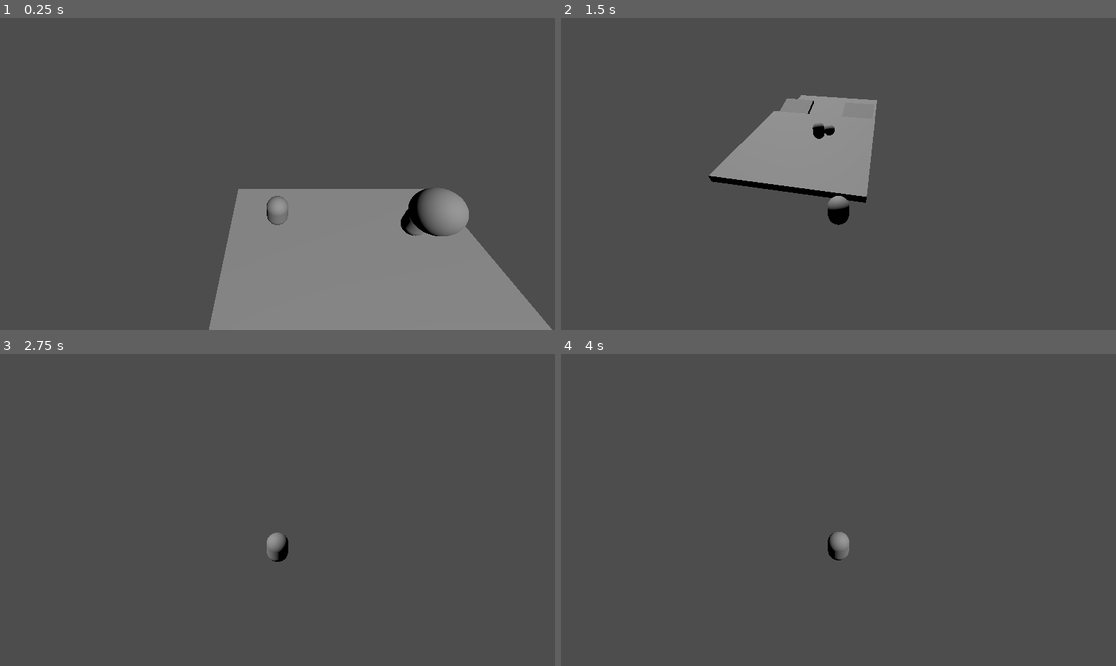
Above: before the commit, frames 1-4 (two rows, left to right).
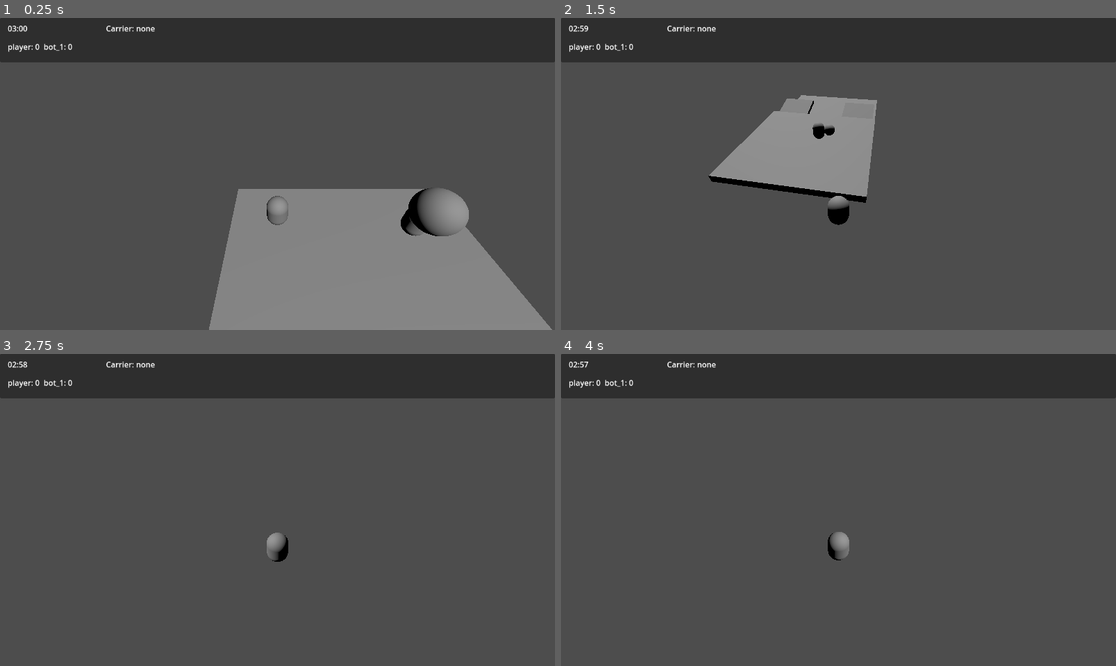
Above: after the commit, the same moments.

Repository: yanlinyi101/Head-your-majesty
Game: Godot game, scene res://scenes/Main.tscn
Two runs of this game, one before a commit and one after it. Both use one fixed random seed, a clock stepped at 60 frames per second and the inputs below.
Inputs (mouse positions are in pixels of both pictures, inside the frame that each line leads up to):
- Up to frame 1 (0.25 s): no input
- Up to frame 2 (1.5 s): move the mouse to (866, 174) at 0.52 s; press the mouse at (866, 174) at 0.53 s; hold W (move_forward) from 0.53 s (still down); tap Space (jump) at 0.77 s; move the mouse to (810, 174) at 1.27 s; release the mouse at (810, 174) at 1.28 s; tap E (pickup_head) at 1.35 s
- Up to frame 3 (2.75 s): keep holding W (move_forward); tap Space (jump) at 1.52 s; move the mouse to (288, 503) at 2.02 s; press the mouse at (288, 503) at 2.03 s
- Up to frame 4 (4 s): keep holding W (move_forward); move the mouse to (832, 516) at 2.77 s; release the mouse at (832, 516) at 2.78 s; tap E (pickup_head) at 2.85 s; tap Space (jump) at 3.02, 3.77 s; move the mouse to (877, 513) at 3.52 s; press the mouse at (877, 513) at 3.53 s

The runs differ from the first frame. In frame 1, 14% of the frame differs, in the area x 0-100%, y 0-15%; in frame 2, 14%; in frame 3, 14%; in frame 4, 14%.

Commit message:
feat: add phase 1 hud feedback

Diff:
--- /dev/null
+++ b/scenes/HUD.tscn
@@ -0,0 +1,65 @@
+[gd_scene load_steps=2 format=3 uid="uid://heads_off_hud"]
+
+[ext_resource type="Script" path="res://scripts/ui/hud.gd" id="1_hud"]
+
+[node name="HUD" type="CanvasLayer"]
+script = ExtResource("1_hud")
+
+[node name="Panel" type="Panel" parent="."]
+anchors_preset = 10
+anchor_right = 1.0
+offset_bottom = 92.0
+
+[node name="TimerLabel" type="Label" parent="Panel"]
+unique_name_in_owner = true
+offset_left = 16.0
+offset_top = 10.0
+offset_right = 160.0
+offset_bottom = 42.0
+text = "03:00"
+
+[node name="ScoreLabel" type="Label" parent="Panel"]
+unique_name_in_owner = true
+offset_left = 16.0
+offset_top = 48.0
+offset_right = 520.0
+offset_bottom = 80.0
+text = "player: 0  bot_1: 0"
+
+[node name="CarrierLabel" type="Label" parent="Panel"]
+unique_name_in_owner = true
+offset_left = 220.0
+offset_top = 10.0
+offset_right = 520.0
+offset_bottom = 42.0
+text = "Carrier: none"
+
+[node name="PromptLabel" type="Label" parent="."]
+unique_name_in_owner = true
+anchors_preset = 7
+anchor_left = 0.5
+anchor_top = 1.0
+anchor_right = 0.5
+anchor_bottom = 1.0
+offset_left = -110.0
+offset_top = -90.0
+offset_right = 110.0
+offset_bottom = -60.0
+text = "Press E to wear head"
+horizontal_alignment = 1
+visible = false
+
+[node name="ResultLabel" type="Label" parent="."]
+unique_name_in_owner = true
+anchors_preset = 8
+anchor_left = 0.5
+anchor_top = 0.5
+anchor_right = 0.5
+anchor_bottom = 0.5
+offset_left = -160.0
+offset_top = -40.0
+offset_right = 160.0
+offset_bottom = 40.0
+text = ""
+horizontal_alignment = 1
+visible = false
--- a/scenes/Main.tscn
+++ b/scenes/Main.tscn
@@ -7,6 +7,7 @@
 [ext_resource type="Script" path="res://scripts/characters/player_controller.gd" id="5_player_controller"]
 [ext_resource type="Script" path="res://scripts/game/main_game.gd" id="6_main_game"]
 [ext_resource type="Script" path="res://scripts/characters/bot_brain.gd" id="7_bot_brain"]
+[ext_resource type="PackedScene" path="res://scenes/HUD.tscn" id="8_hud"]
 
 [node name="Main" type="Node3D"]
 script = ExtResource("6_main_game")
@@ -49,3 +50,5 @@
 actor_path = NodePath("../Bot")
 player_path = NodePath("../Player")
 head_path = NodePath("../KingHead")
+
+[node name="HUD" parent="." instance=ExtResource("8_hud")]
--- a/scripts/game/main_game.gd
+++ b/scripts/game/main_game.gd
@@ -4,6 +4,7 @@
 @onready var player: CharacterActor = $Player
 @onready var bot: CharacterActor = $Bot
 @onready var king_head: HeadSystem = $KingHead
+@onready var hud: CanvasLayer = $HUD
 
 var actors: Array[CharacterActor] = []
 
@@ -15,6 +16,14 @@
 		actor.severe_fall.connect(_on_severe_fall)
 	king_head.worn.connect(_on_head_worn)
 	king_head.loosened.connect(match_controller.on_head_became_loose)
+	match_controller.score_changed.connect(func(_id, _score): hud.set_scores(match_controller.scores))
+	match_controller.carrier_changed.connect(hud.set_carrier)
+	match_controller.match_finished.connect(hud.show_result)
+	hud.set_scores(match_controller.scores)
+
+func _process(_delta: float) -> void:
+	hud.set_time(match_controller.match_time_remaining)
+	hud.set_pickup_visible(king_head.can_pick_up(player))
 
 func _on_head_worn(participant_id: String) -> void:
 	for candidate in actors:
--- /dev/null
+++ b/scripts/ui/hud.gd
@@ -0,0 +1,30 @@
+extends CanvasLayer
+
+@onready var timer_label: Label = %TimerLabel
+@onready var score_label: Label = %ScoreLabel
+@onready var carrier_label: Label = %CarrierLabel
+@onready var prompt_label: Label = %PromptLabel
+@onready var result_label: Label = %ResultLabel
+
+func set_time(seconds: float) -> void:
+	var whole := int(ceil(seconds))
+	timer_label.text = "%02d:%02d" % [whole / 60, whole % 60]
+
+func set_scores(scores: Dictionary) -> void:
+	var parts: Array[String] = []
+	for participant_id in scores.keys():
+		parts.append("%s: %d" % [participant_id, int(scores[participant_id])])
+	score_label.text = "  ".join(parts)
+
+func set_carrier(participant_id: String) -> void:
+	carrier_label.text = "Carrier: none" if participant_id == "" else "Carrier: %s" % participant_id
+
+func set_pickup_visible(visible: bool) -> void:
+	prompt_label.visible = visible
+
+func show_result(result: Dictionary) -> void:
+	if result.get("is_tie", false):
+		result_label.text = "Tie!"
+	else:
+		result_label.text = "Winner: %s" % result.get("winners", ["none"])[0]
+	result_label.visible = true
Not shown: 1 places in scenes/Main.tscn that only renumber resources
